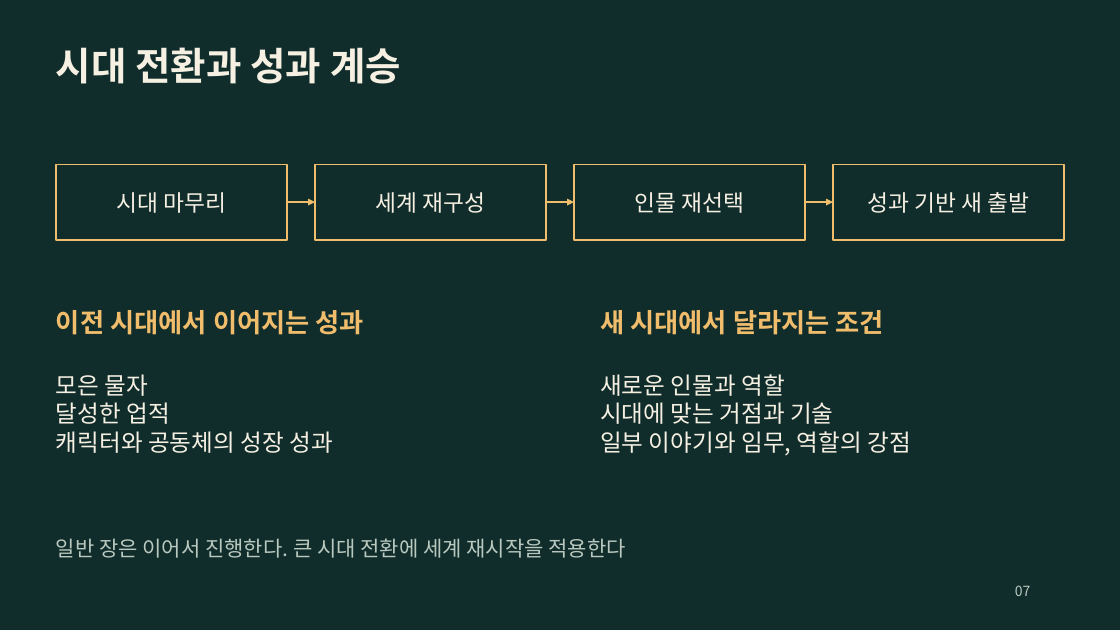
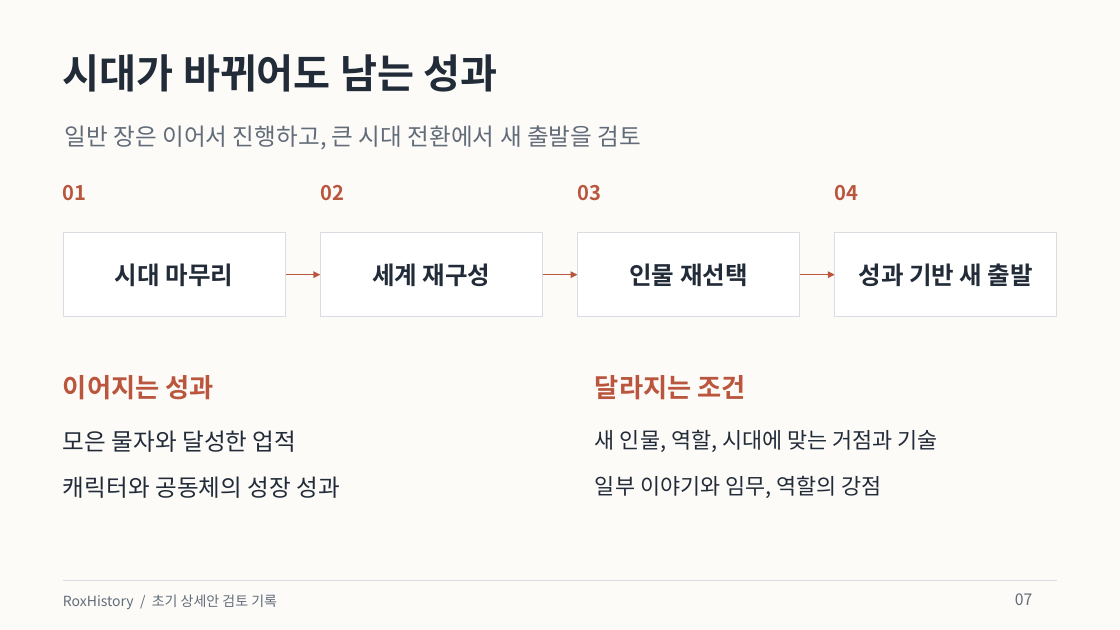
Before and after one commit to byungho-cho/roxhistory, a slide deck: slide 7 of presentations/RoxHistory_Overview_v0.1.pptx. Drawn at 1120x630 pixels with LibreOffice and Linux fonts; fonts in the diff are those of the drawing. Boxes give left, top, right and bottom in pixels: in the first picture for what was removed or moved away, otherwise in the second. Text is boxed around its words. In the diff, an @@ line names an element or a change of style, - is before the commit and + after.

Commit message:
design: refresh presentations with a light editorial style and concise copy

```diff
--- a/presentations/RoxHistory_Overview_v0.1.pptx
+++ b/presentations/RoxHistory_Overview_v0.1.pptx
@@ background #112D2B to #FCFBF8 @@
@@ text at bbox=[63, 54, 497, 92]: text changed; size 33 to 34.5 pt; text colour #F6F0E3 to #222B38 @@
-시대 전환과 성과 계승
+시대가 바뀌어도 남는 성과
@@ text at bbox=[65, 125, 641, 149]: text changed; size 18 to 20.2 pt; text colour #B9C9BF to #626C79 @@
-일반 장은 이어서 진행한다. 큰 시대 전환에 세계 재시작을 적용한다
+일반 장은 이어서 진행하고, 큰 시대 전환에서 새 출발을 검토
@@ text added at bbox=[63, 185, 87, 200], 17.2 pt, text #BA563E, bold @@
+01
@@ text added at bbox=[320, 185, 344, 200], 17.2 pt, text #BA563E, bold @@
+02
@@ text added at bbox=[577, 185, 601, 201], 17.2 pt, text #BA563E, bold @@
+03
@@ text added at bbox=[835, 185, 859, 200], 17.2 pt, text #BA563E, bold @@
+04
@@ rectangle "시대 마무리": place and size @@
-rectangle "시대 마무리" at bbox=[56, 165, 287, 240]
+rectangle "시대 마무리" at bbox=[63, 233, 286, 317]
@@ rectangle "세계 재구성": place and size @@
-rectangle "세계 재구성" at bbox=[315, 165, 546, 240]
+rectangle "세계 재구성" at bbox=[320, 233, 543, 317]
@@ rectangle "인물 재선택": place and size @@
-rectangle "인물 재선택" at bbox=[574, 165, 805, 240]
+rectangle "인물 재선택" at bbox=[578, 233, 801, 317]
@@ size 19.5 to 21 pt, text colour #F6F0E3 to #222B38, bold on; fill #112D2B to #FFFFFF; outline #F0BD6C 1.5 pt to #D9DCE1 0.75 pt in 4 elements at bbox=[578, 233, 801, 317], bbox=[320, 233, 543, 317], bbox=[63, 233, 286, 317], bbox=[835, 233, 1058, 317] @@
@@ rectangle "성과 기반 새 출발": place and size @@
-rectangle "성과 기반 새 출발" at bbox=[833, 165, 1065, 240]
+rectangle "성과 기반 새 출발" at bbox=[835, 233, 1058, 317]
@@ arrow moved from (287, 202) - (315, 202) to (286, 275) - (320, 275) @@
@@ arrow (286, 275) - (320, 275): stroke #F0BD6C 1.5 pt to #BA563E 1.13 pt @@
@@ arrow moved from (546, 202) - (574, 202) to (543, 275) - (578, 275) @@
@@ arrow (543, 275) - (578, 275): stroke #F0BD6C 1.5 pt to #BA563E 1.13 pt @@
@@ arrow moved from (805, 202) - (833, 202) to (800, 275) - (835, 275) @@
@@ arrow (800, 275) - (835, 275): stroke #F0BD6C 1.5 pt to #BA563E 1.13 pt @@
@@ text at bbox=[56, 374, 169, 424]: paragraphs removed @@
-모은 물자
-달성한 업적
@@ text at bbox=[63, 375, 214, 400]: text changed; text colour #F0BD6C to #BA563E @@
-이전 시대에서 이어지는 성과
+이어지는 성과
@@ text at bbox=[595, 375, 746, 400]: text changed; text colour #F0BD6C to #BA563E @@
-새 시대에서 달라지는 조건
+달라지는 조건
@@ text added at bbox=[63, 430, 296, 452], 20.2 pt, text #222B38 @@
+모은 물자와 달성한 업적
@@ text at bbox=[595, 429, 938, 452]: text changed; size 20.2 to 18.8 pt; text colour #F6F0E3 to #222B38 @@
-새로운 인물과 역할
-시대에 맞는 거점과 기술
-일부 이야기와 임무, 역할의 강점
+새 인물, 역할, 시대에 맞는 거점과 기술
@@ text "캐릭터와 공동체의 성장 성과": place and size @@
-text "캐릭터와 공동체의 성장 성과" at bbox=[56, 374, 332, 453]
+text "캐릭터와 공동체의 성장 성과" at bbox=[63, 476, 339, 498]
@@ text "캐릭터와 공동체의 성장 성과" at bbox=[63, 476, 339, 498]: text colour #F6F0E3 to #222B38 @@
@@ text added at bbox=[595, 475, 882, 498], 18.8 pt, text #222B38 @@
+일부 이야기와 임무, 역할의 강점
@@ rectangle added at bbox=[63, 581, 1057, 581], fill #D9DCE1 @@
@@ text added at bbox=[63, 594, 277, 609], 12 pt, text #626C79 @@
+RoxHistory / 초기 상세안 검토 기록
@@ text "07": place and size @@
-text "07" at bbox=[1015, 585, 1031, 596]
+text "07" at bbox=[1015, 593, 1032, 605]
@@ text "07" at bbox=[1015, 593, 1032, 605]: size 12 to 13.5 pt, text colour #B9C9BF to #626C79 @@
```
Also in this commit, not shown: 7 other slides changed, 2 slides added, 2 slides removed, 8 other files.
